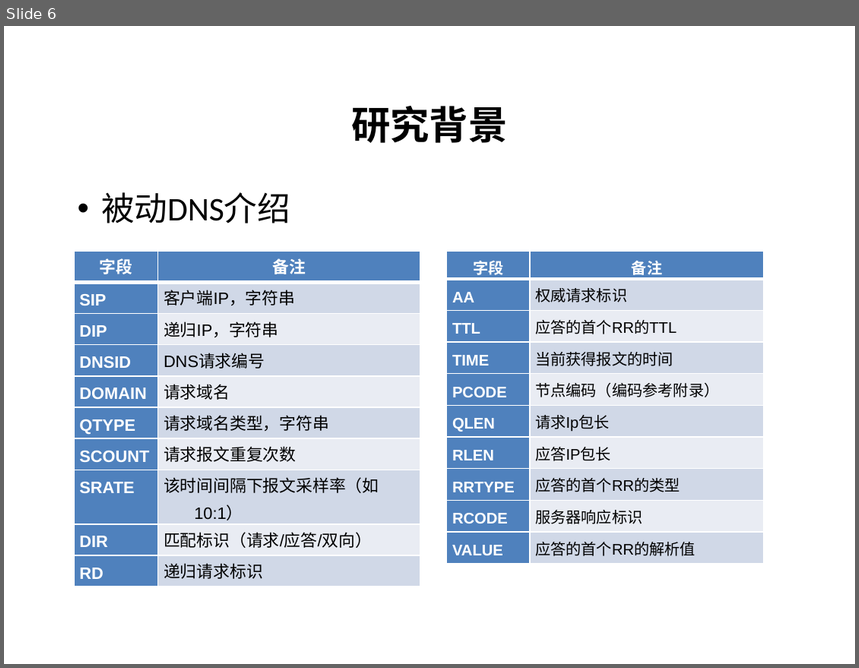
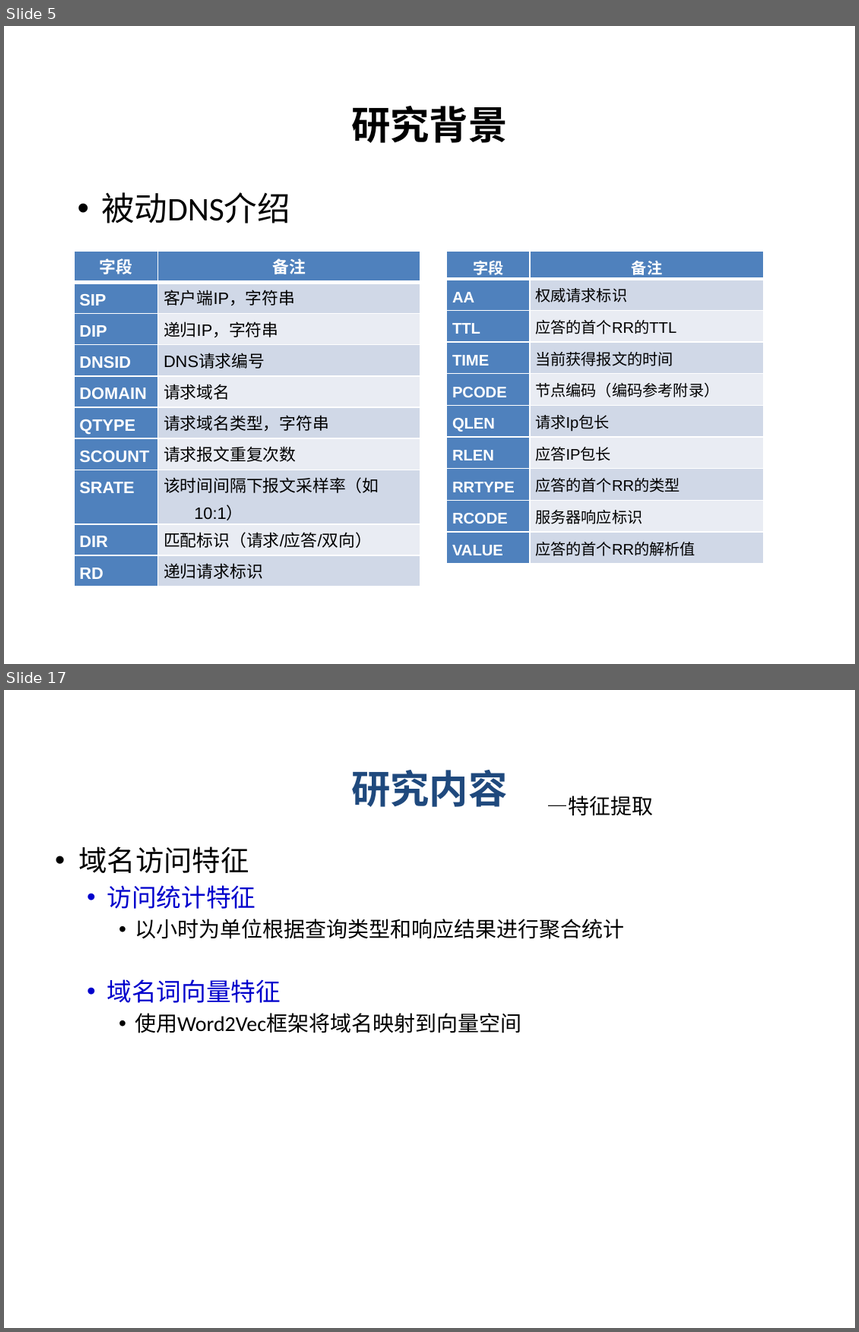
Before and after one commit to pDeathlok/GraduationDesign, a slide deck: 毕业设计_word/最终/恶意域名检测技术研究_答辩.pptx. Shown one above the other, each under a label of ours: slide 6 before the commit, slides 5 and 17 after it; the slides between them are not shown. The pictures are 859x668 and 859x1332 pixels, drawn with LibreOffice and Linux fonts; fonts in the diff are those of the drawing; background and template pictures are left out. Boxes give left, top, right and bottom in pixels: in the first picture for what was removed or moved away, otherwise in the second. Text is boxed around its words. In the diff, an @@ line names an element or a change of style, - is before the commit and + after.

```diff
--- a/毕业设计_word/最终/恶意域名检测技术研究_答辩.pptx
+++ b/毕业设计_word/最终/恶意域名检测技术研究_答辩.pptx
@@ slide 17 added at [4, 690, 855, 1328], background #FFFFFF @@
@@ title added at [351, 770, 507, 807], 33 pt, text #1F497D, bold @@
+研究内容
@@ text added at [547, 796, 654, 816], 18 pt, text #000000 @@
+—特征提取
@@ text added at [79, 847, 624, 1034], 18 pt, text #000000 @@
+• 域名访问特征
+  • 访问统计特征
+    • 以小时为单位根据查询类型和响应结果进行聚合统计
+  • 域名词向量特征
+    • 使用Word2Vec框架将域名映射到向量空间
@@ what was slide 6 is now slide 5 @@
```
Also in this commit, not shown: 5 slides changed, 37 other slides added, 15 slides removed, 3 other files.
